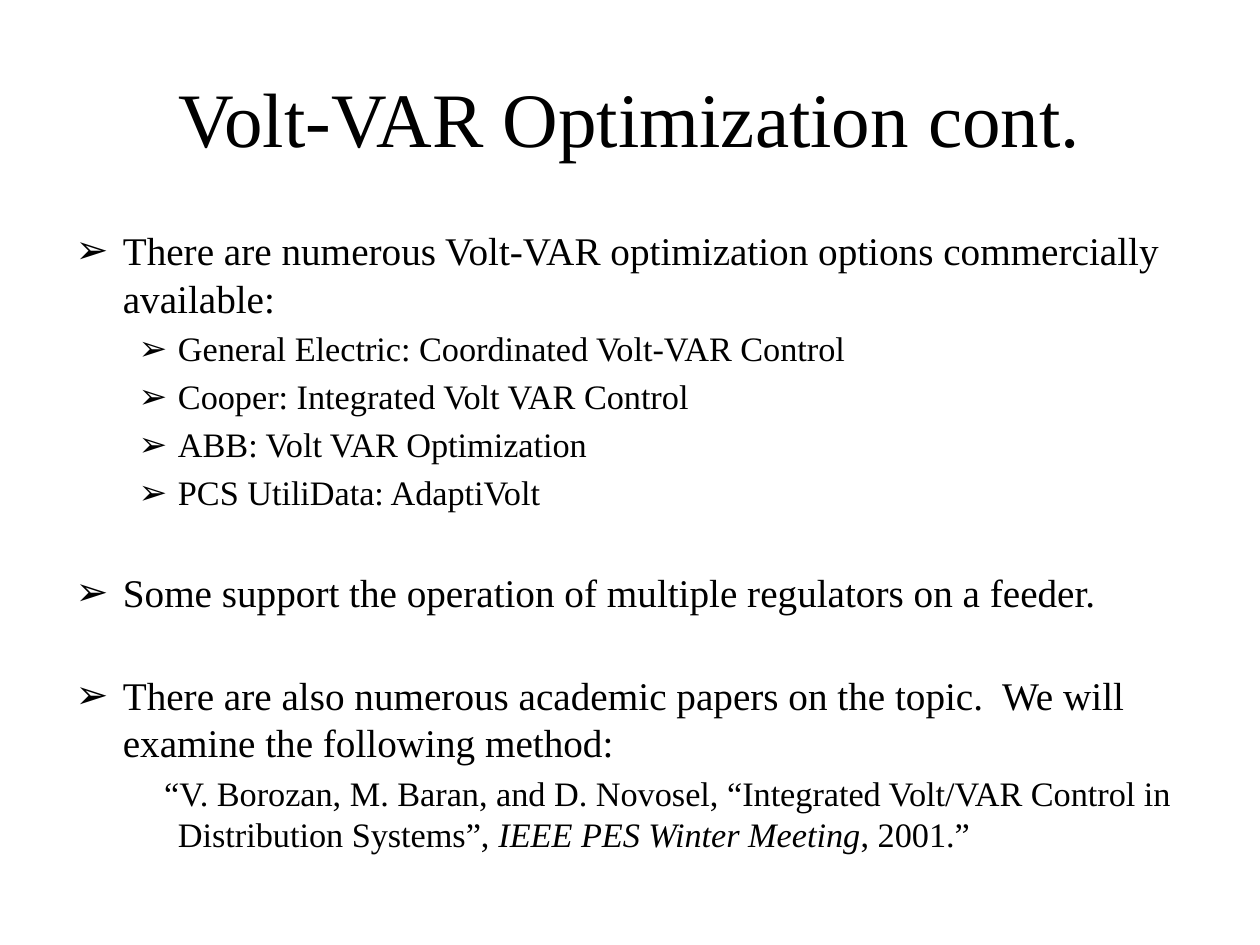
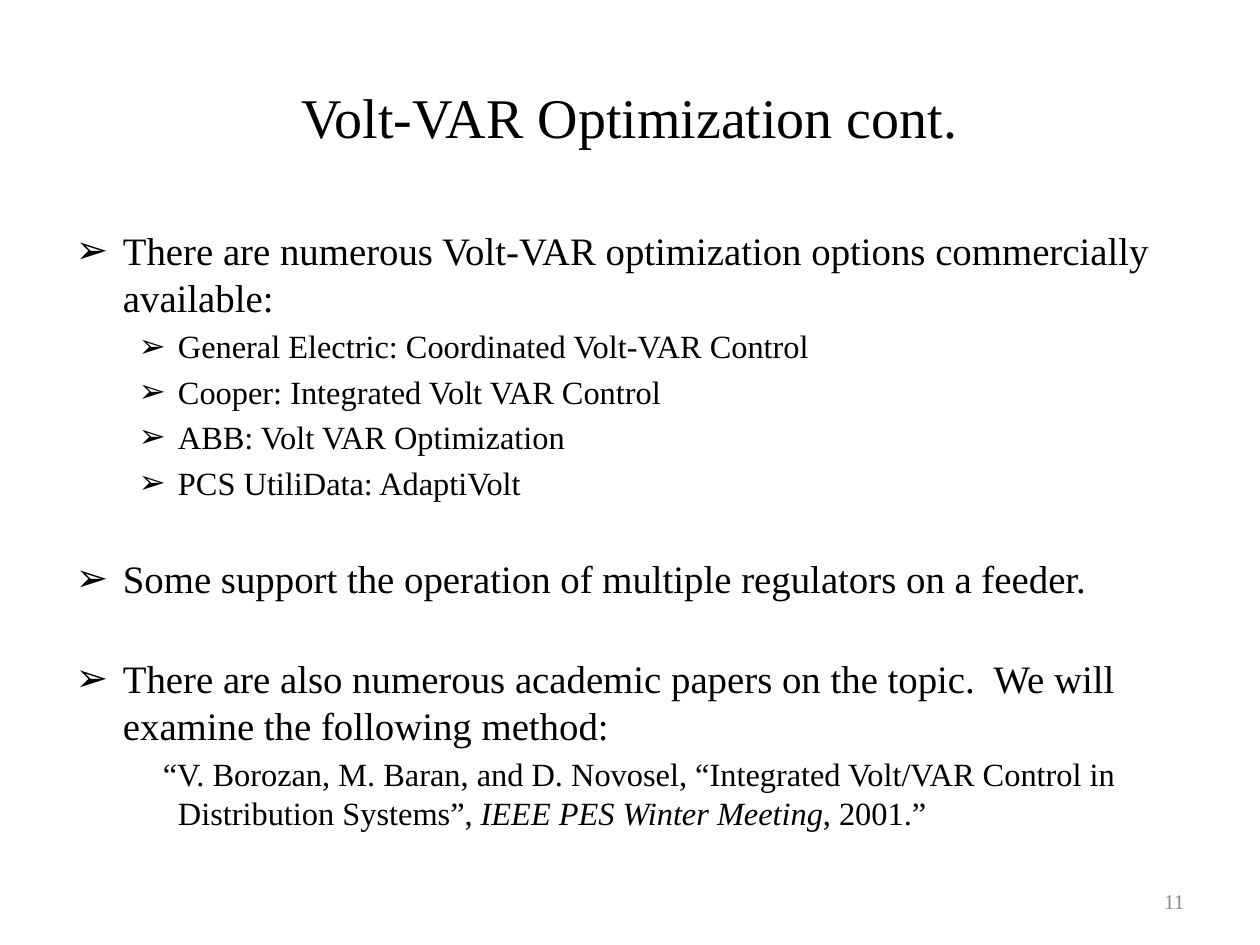
Before and after one commit to gridlab-d/course, a slide deck: slide 11 of University of Washington Class/Module 6 - Volt-VAR Optimization.pptx (slide 10 before the commit). Drawn at 1260x945 pixels with LibreOffice and Linux fonts; fonts in the diff are those of the drawing. Boxes give left, top, right and bottom in pixels: in the first picture for what was removed or moved away, otherwise in the second. Text is boxed around its words. In the diff, an @@ line names an element or a change of style, - is before the commit and + after.

```diff
--- a/University of Washington Class/Module 6 - Volt-VAR Optimization.pptx
+++ b/University of Washington Class/Module 6 - Volt-VAR Optimization.pptx
@@ title "Volt-VAR Optimization cont." at (x1=302, y1=99, x2=957, y2=149): size 44 to 32 pt @@
@@ text "There are numerous Volt-VAR optimization ..." at (x1=123, y1=238, x2=1148, y2=832): size 22.4 to 22.2 pt in "There are numerous Volt-VAR optimization options commerciall ...", "Some support the operation of multiple regulators ...", "There are also numerous academic papers on ..."; size 19.6 to 18.5 pt in "General Electric: Coordinated Volt-VAR Control", "Cooper: Integrated Volt VAR Control", "ABB: Volt VAR Optimization", "PCS UtiliData: AdaptiVolt" and 1 more places @@
@@ page number added at (x1=1164, y1=895, x2=1184, y2=909), 12 pt, text #8C8C8C @@
+11
```
Also in this commit, not shown: 29 other slides changed, 1 slide added, 7 other files.
